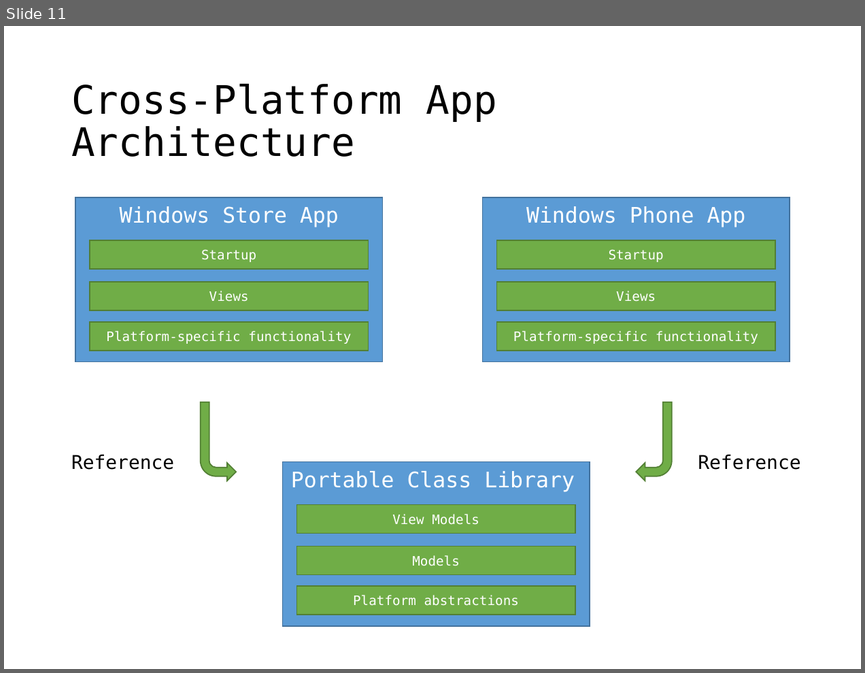
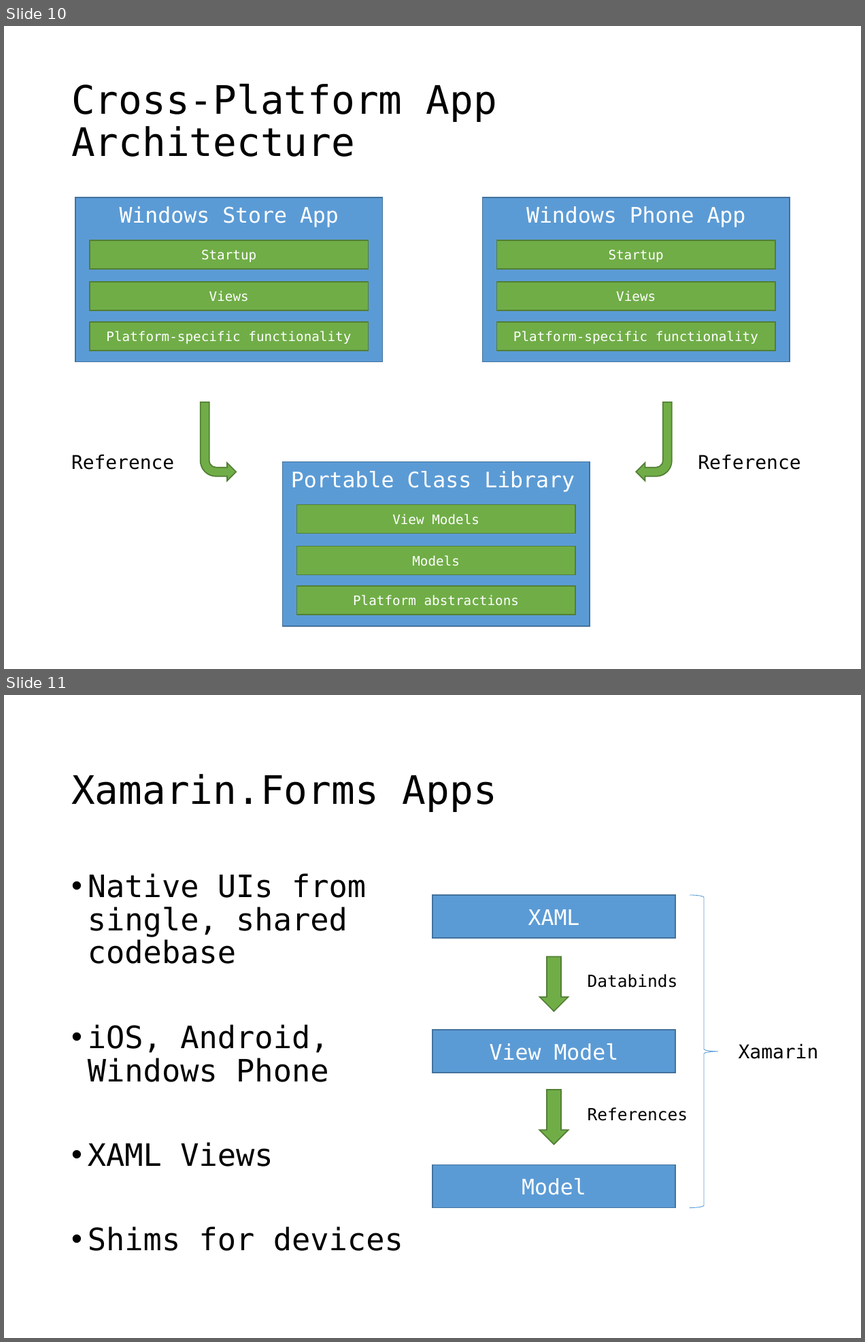
Before and after one commit to jbogard/presentations, a slide deck: CrossPlatformDev/CrossPlatformDev.pptx. Shown one above the other, each under a label of ours: slide 11 before the commit, slides 10 and 11 after it. The pictures are 865x673 and 865x1342 pixels, drawn with LibreOffice and Linux fonts; fonts in the diff are those of the drawing. Boxes give left, top, right and bottom in pixels: in the first picture for what was removed or moved away, otherwise in the second. Text is boxed around its words. In the diff, an @@ line names an element or a change of style, - is before the commit and + after.

```diff
--- a/CrossPlatformDev/CrossPlatformDev.pptx
+++ b/CrossPlatformDev/CrossPlatformDev.pptx
@@ slide 11 added at (4,695,861,1338), background #FFFFFF @@
@@ title added at (71,774,497,812), 33 pt, text #000000 @@
+Xamarin.Forms Apps
@@ text added at (88,873,403,1251), 25.9 pt, text #000000 @@
+• Native UIs from single, shared codebase
+• iOS, Android, Windows Phone
+• XAML Views
+• Shims for devices
@@ rectangle added at (432,895,675,938), fill #5B9BD5, outline #43739E 1 pt, 18 pt, text #FFFFFF @@
+XAML
@@ right brace added at (689,895,718,1207), outline #5B9BD5 0.5 pt @@
@@ down arrow added at (540,956,568,1011), fill #70AD47, outline #538035 1 pt @@
@@ text added at (587,974,678,987), 14 pt, text #000000 @@
+Databinds
@@ rectangle added at (432,1030,675,1073), fill #5B9BD5, outline #43739E 1 pt, 18 pt, text #FFFFFF @@
+View Model
@@ text added at (738,1043,819,1059), 16 pt, text #000000 @@
+Xamarin
@@ down arrow added at (540,1089,568,1144), fill #70AD47, outline #538035 1 pt @@
@@ text added at (587,1107,688,1121), 14 pt, text #000000 @@
+References
@@ rectangle added at (432,1164,675,1207), fill #5B9BD5, outline #43739E 1 pt, 18 pt, text #FFFFFF @@
+Model
@@ what was slide 11 is now slide 10 @@
```
Also in this commit, not shown: 1 slide removed, 55 other files.
